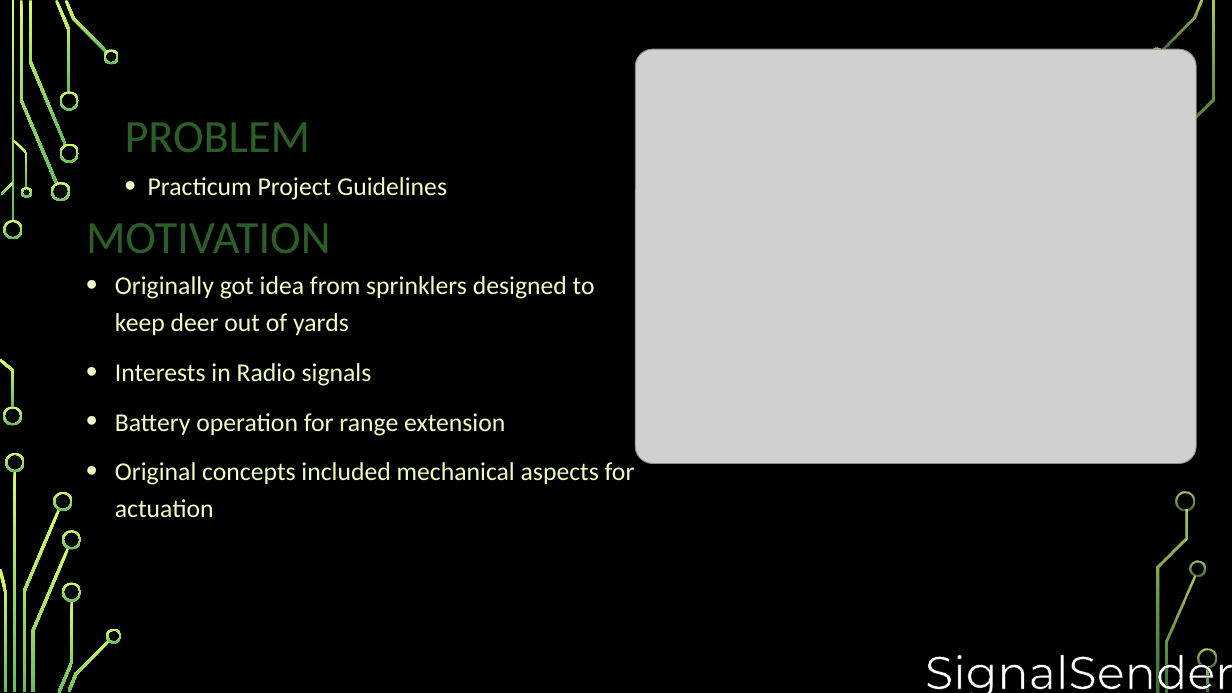
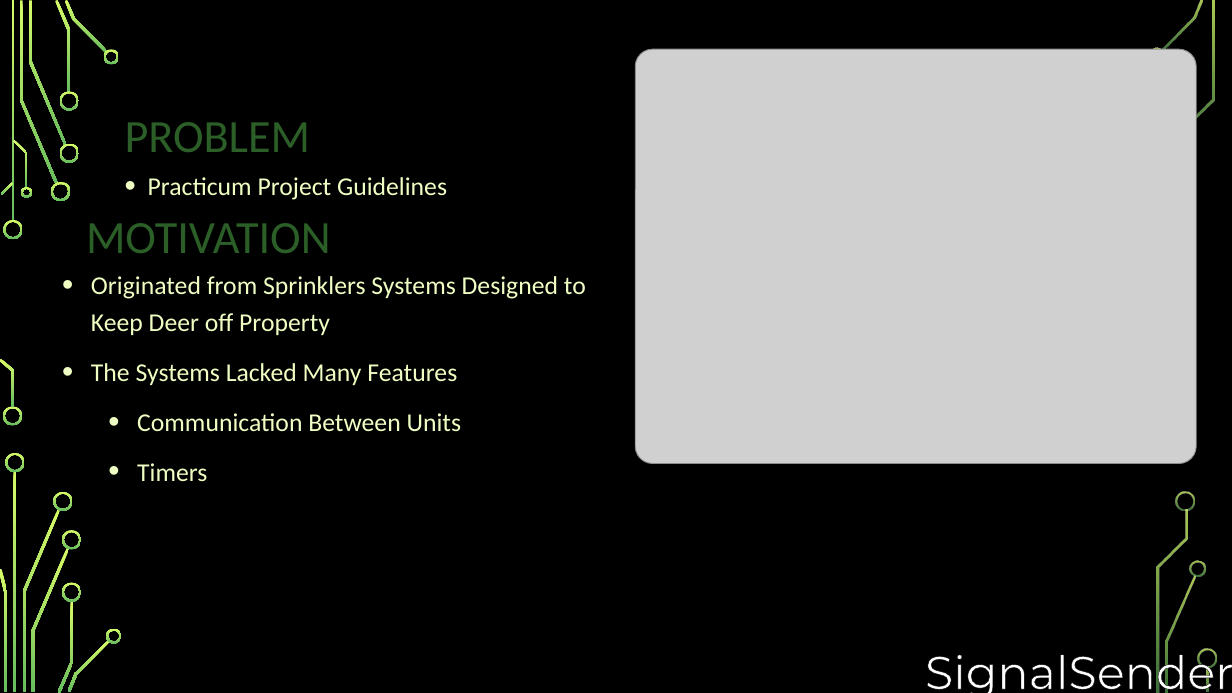
Before and after one commit to djklup/SignalSenders, a slide deck: slide 2 of Project Details/IR Presentation 3.pptx. Drawn at 1232x693 pixels with LibreOffice and Linux fonts; fonts in the diff are those of the drawing; grey boxes stand for pictures; background and template pictures are left out. Boxes give left, top, right and bottom in pixels: in the first picture for what was removed or moved away, otherwise in the second. Text is boxed around its words. In the diff, an @@ line names an element or a change of style, - is before the commit and + after.

```diff
--- a/Project Details/IR Presentation 3.pptx
+++ b/Project Details/IR Presentation 3.pptx
@@ text at bbox=[91, 276, 586, 481]: text changed @@
-• Originally got idea from sprinklers designed to keep deer out of yards
-• Interests in Radio signals
-• Battery operation for range extension
-• Original concepts included mechanical aspects for actuation
+• Originated from Sprinklers Systems Designed to Keep Deer off Property
+• The Systems Lacked Many Features
+  • Communication Between Units
+  • Timers
```
Also in this commit, not shown: 7 other slides changed.
